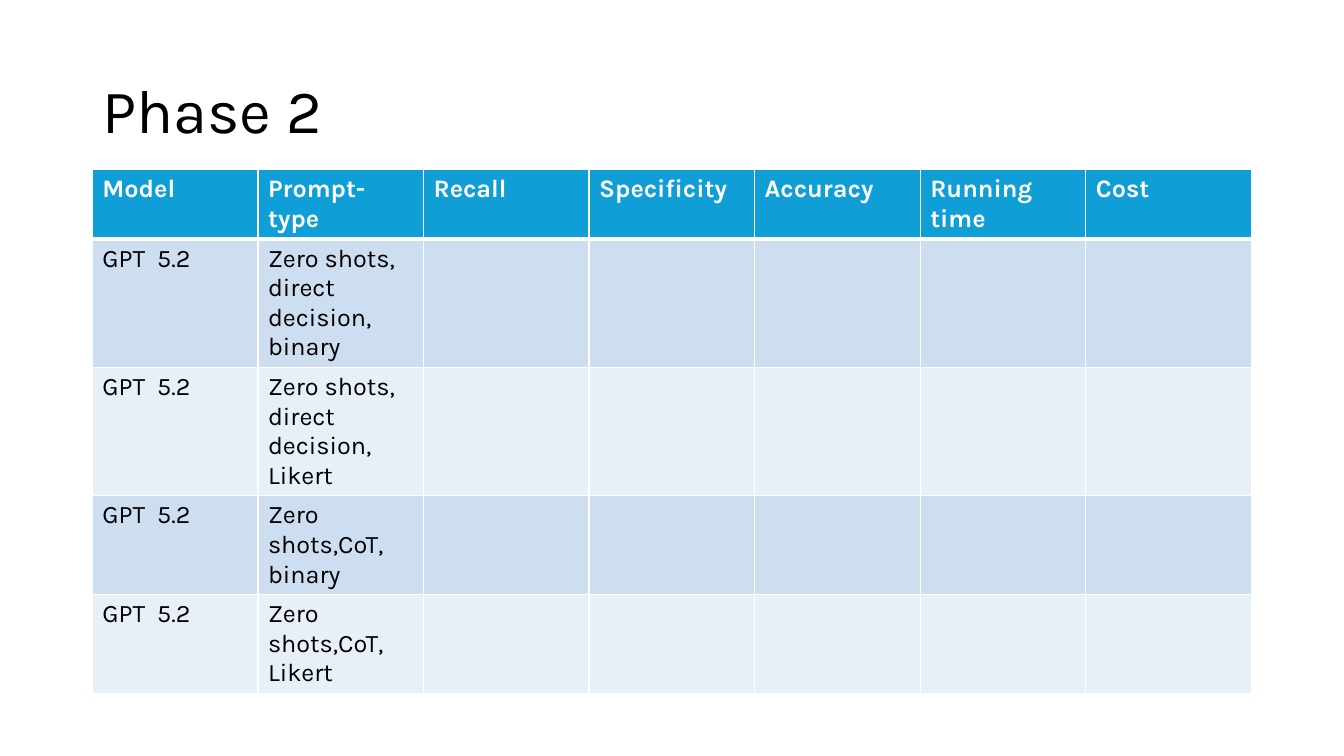
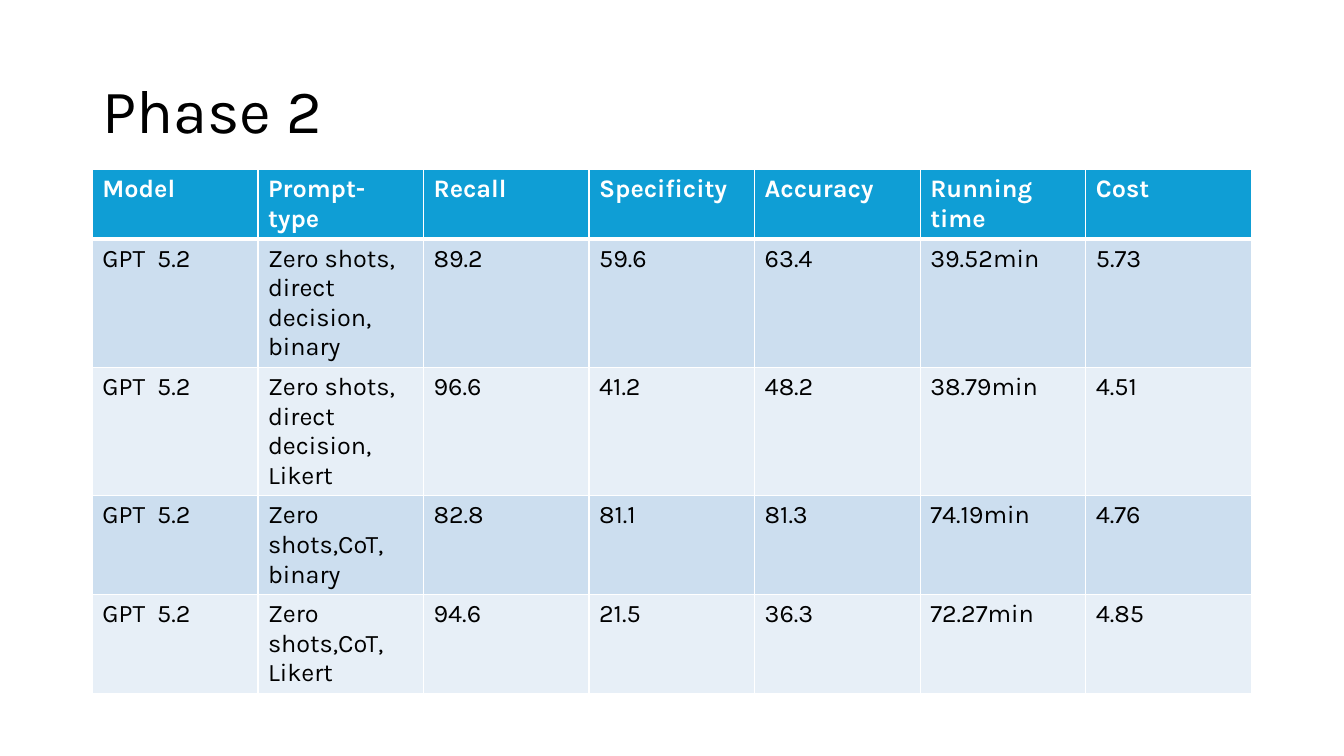
Before and after one commit to KayChansiri/AI-assisted-review-, a slide deck: slide 31 of Final_workflow.pptx. Drawn at 1344x756 pixels with LibreOffice and Linux fonts; fonts in the diff are those of the drawing. Boxes give left, top, right and bottom in pixels: in the first picture for what was removed or moved away, otherwise in the second. Text is boxed around its words. In the diff, an @@ line names an element or a change of style, - is before the commit and + after.

Commit message:
test phase 2 validation for gpt 5 models

```diff
--- a/Final_workflow.pptx
+++ b/Final_workflow.pptx
@@ table at box(93, 169, 1250, 704) @@
-row 2: GPT 5.2 | Zero shots, direct decision, binary |  |  |  |  | 
+row 2: GPT 5.2 | Zero shots, direct decision, binary | 89.2 | 59.6 | 63.4 | 39.52min | 5.73
-row 3: GPT 5.2 | Zero shots, direct decision, Likert |  |  |  |  | 
+row 3: GPT 5.2 | Zero shots, direct decision, Likert | 96.6 | 41.2 | 48.2 | 38.79min | 4.51
-row 4: GPT 5.2 | Zero shots,CoT, binary |  |  |  |  | 
+row 4: GPT 5.2 | Zero shots,CoT, binary | 82.8 | 81.1 | 81.3 | 74.19min | 4.76
-row 5: GPT 5.2 | Zero shots,CoT, Likert |  |  |  |  | 
+row 5: GPT 5.2 | Zero shots,CoT, Likert | 94.6 | 21.5 | 36.3 | 72.27min | 4.85
```
Also in this commit, not shown: 2 other slides changed, 26 other files.
